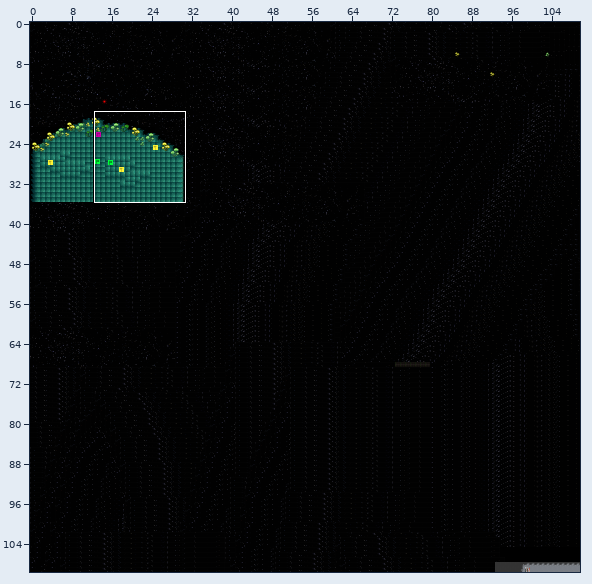
Two versions of a level (Tiled map, SirensMoon/resource/MapData/Stage3.tmx). The first picture is a wide view before the edit; the outline marks the close-up.
Close-up. First the earlier version:
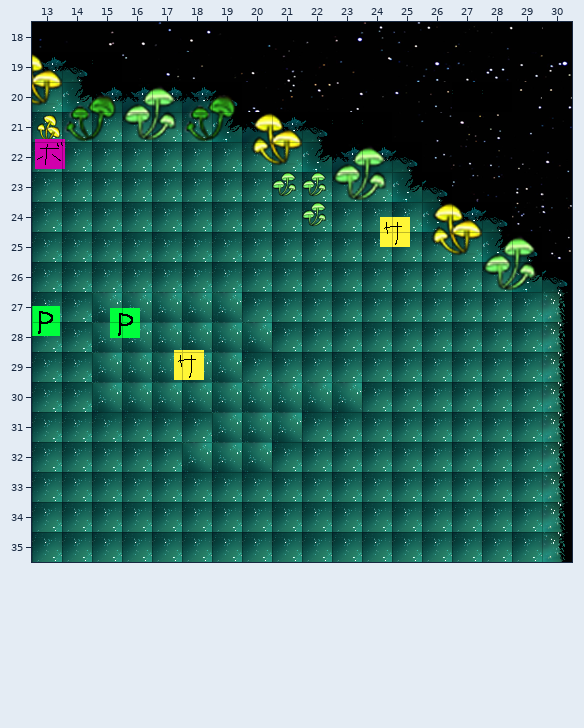
Cells are 30x30 px. Shown: x 13..30, y 18..35. The commit also changed other parts of the map, which this record leaves out.
The result:
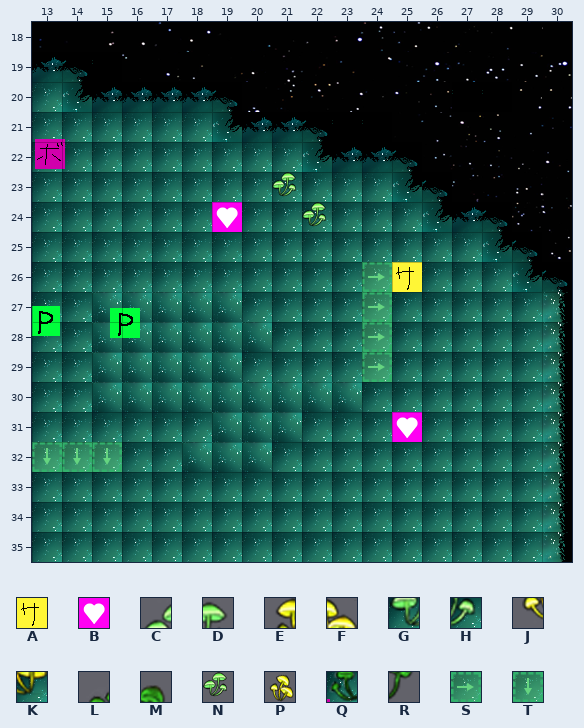
Key: from "tile_icon": A 10 "BossServer"; from "tile_test": B 40 "ItemHP", C 491 "BackGround", D 492 "BackGround", E 493 "BackGround", F 494 "BackGround", G 521 "BackGround", H 522 "BackGround", J 523 "BackGround", K 524 "BackGround", L 551 "BackGround", M 552 "BackGround", N 578 "BackGround", P 579 "BackGround", Q 581 "BackGround", R 582 "BackGround", S 792, T 831.
_ is an empty cell.
Objects are placed by their top-left corner, in cells (3,4 is the top-left corner of cell 3,4); size is 1x1 cell unless given.
See-through tiles are keyed as they look on the map.
Edits made:
Layer "tile_Layer2":
y 19: x 13 F -> _
y 20: x 13..19 KLMCDLM -> _______
y 21: x 13..21 PQRGHQREF -> _________
y 22: x 20..21 JK -> __; x 23..24 CD -> __
y 23: x 22..24 NGH -> ___
y 24: x 26..27 EF -> __
y 25: x 26..29 JKCD -> ____
y 26: x 24 _ -> S; x 28..29 GH -> __
y 27..29: x 24 _ -> S
y 32: x 13..15 ___ -> TTT
Layer "Boss":
changed: A "BossServer" at 24.6,24.5 -> A "BossServer" at 25,26
changed: A "BossServer" at 17.7,28.9 -> outside this view
Layer "Item":
added: B "ItemHP" at 19,24
added: B "ItemHP" at 25,31
